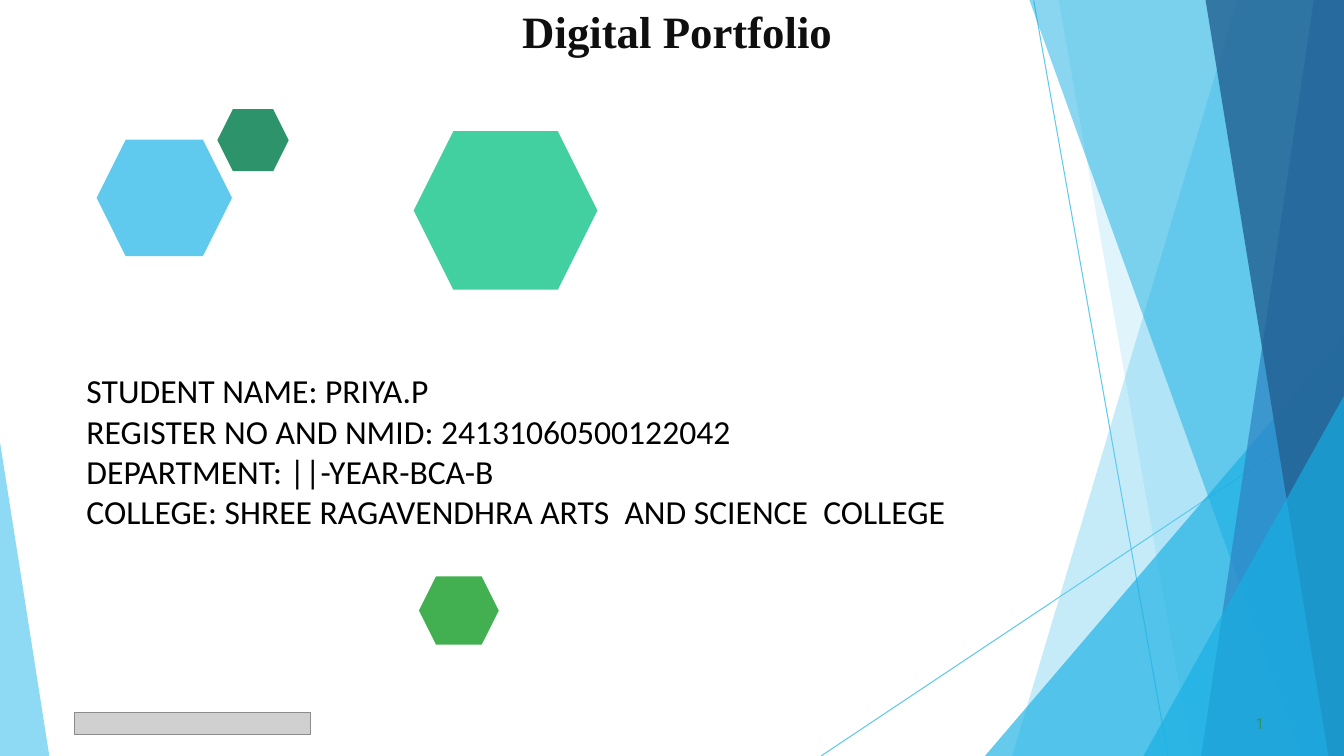
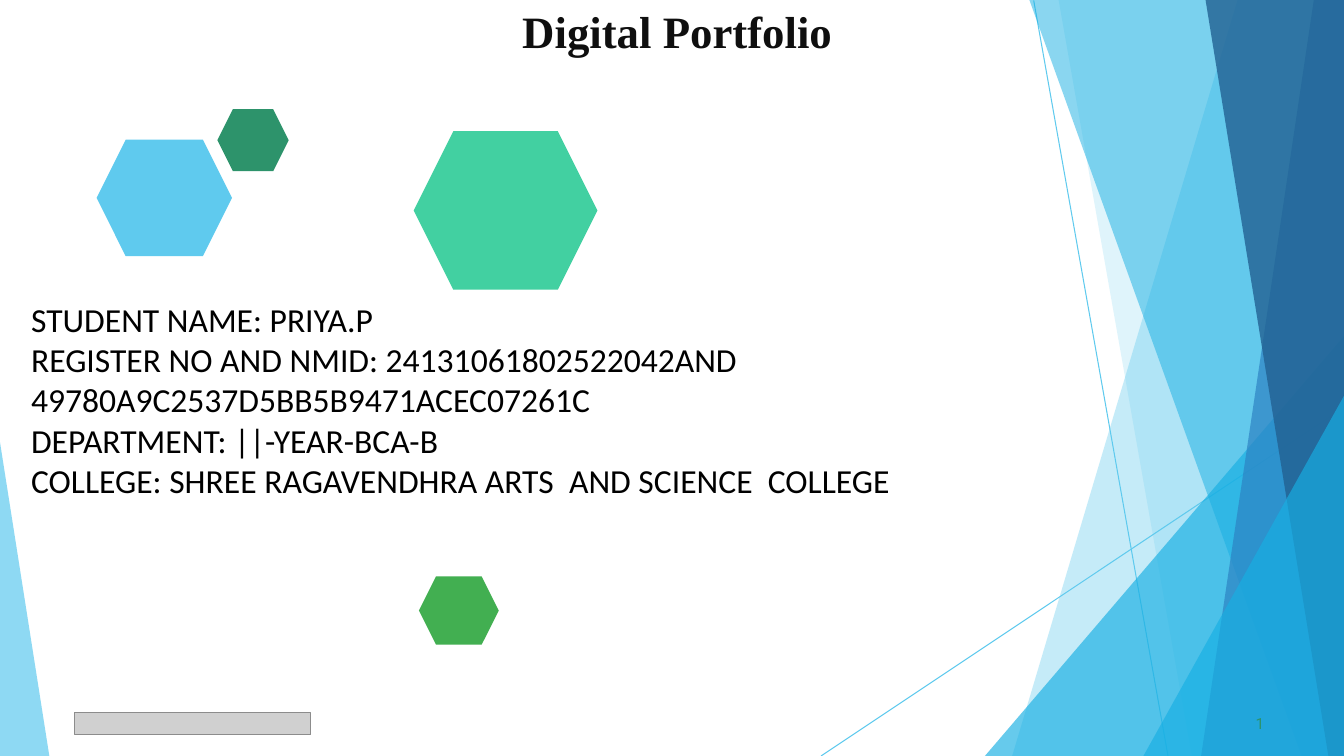
Before and after one commit to prabhakaran8518-ops/Priya-.p, a slide deck: slide 1 of PPT FWD TNSDC 2025 (1).pptx. Drawn at 1344x756 pixels with LibreOffice and Linux fonts; fonts in the diff are those of the drawing; grey boxes stand for pictures. Boxes give left, top, right and bottom in pixels: in the first picture for what was removed or moved away, otherwise in the second. Text is boxed around its words. In the diff, an @@ line names an element or a change of style, - is before the commit and + after.

```diff
--- a/PPT FWD TNSDC 2025 (1).pptx
+++ b/PPT FWD TNSDC 2025 (1).pptx
@@ text "STUDENT NAME: PRIYA.P": place and size @@
-text "STUDENT NAME: PRIYA.P" at [86,381,945,525]
+text "STUDENT NAME: PRIYA.P" at [31,310,890,494]
@@ text at [31,349,737,413]: text changed @@
-REGISTER NO AND NMID: 24131060500122042
+REGISTER NO AND NMID: 24131061802522042AND 49780A9C2537D5BB5B9471ACEC07261C
```
Also in this commit, not shown: 7 other slides changed, 2 slides added, 2 slides removed.
